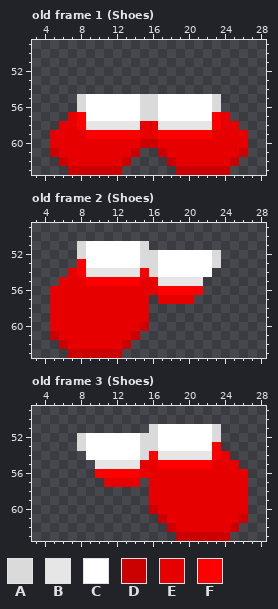
Pixel-art file -- Assets/Resources/Clothes/Shoes Front.aseprite. The first picture shows the starting point.
32x64 pixels, 4 frames. Shown: old frame 1 (Shoes): x 3..28, y 49..63; old frame 2 (Shoes): x 3..28, y 49..63; old frame 3 (Shoes): x 3..28, y 49..63. The commit also changed other frames, which this record leaves out.
Palette (. is transparent): A #dadada  B #e6e6e6  C #ffffff  D #cb0000  E #e60000  F #ff0000
Pixels before, old frame 1 (Shoes), first column x 5:
55 ...ACCCCCCAACCCCCCA...
56 ...ACCCCCCAACCCCCCA...
57 ..EFCCCCCCAACCCCCCFE..
58 .EEFBBBBBBEEBBBBBBFEE.
59 EEEEFFFFFFEEFFFFFFEEEE
60 EEEEEEEEEEDDEEEEEEEEEE
61 DEEEEEEEED..DEEEEEEEED
62 .DEEEEEED....DEEEEEED.
63 ..DDDDDD......DDDDDD..
Pixels before, old frame 2 (Shoes), first column x 5:
51 ...ACCCCCCA........
52 ...ACCCCCCAACCCCCCA
53 ...FCCCCCCAACCCCCCA
54 ..EFBBBBBBFACCCCCC.
55 .EEEFFFFFFEEBBBBB..
56 EEEEEEEEEEEEFFFFF..
57 EEEEEEEEEEE.EEEE...
58 EEEEEEEEEEE........
59 EEEEEEEEEEE........
60 EEEEEEEEEED........
61 DEEEEEEEED.........
62 .DEEEEEED..........
63 ..DDDDDD...........
Pixels before, old frame 3 (Shoes), first column x 8:
51 ........ACCCCCCA...
52 ACCCCCCAACCCCCCA...
53 ACCCCCCAACCCCCCF...
54 .CCCCCCAFBBBBBBFE..
55 ..BBBBBEEFFFFFFEEE.
56 ..FFFFFEEEEEEEEEEEE
57 ...EEEE.EEEEEEEEEEE
58 ........EEEEEEEEEEE
59 ........EEEEEEEEEEE
60 ........DEEEEEEEEEE
61 .........DEEEEEEEED
62 ..........DEEEEEED.
63 ...........DDDDDD..
Once edited:
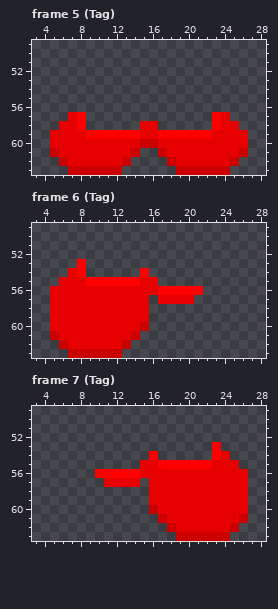
A new or re-ordered frame is compared with the old frame closest to it.
Change:
frames 4 -> 8
Changed rows in their new state; - is an unchanged pixel.
Frame 5 (Tag) is new; against old frame 1 (Shoes), layer "Legs":
first column x 8:
55 ................
56 ................
57 -..............-
58 -......--......-
Frame 6 (Tag) is new; against old frame 2 (Shoes), layer "Legs":
first column x 8:
51 ........--------
52 ................
53 -...............
54 -......-.......-
55 ---------.....--
Frame 7 (Tag) is new; against old frame 3 (Shoes), layer "Legs":
first column x 8:
51 --------........
52 ................
53 ...............-
54 -.......-......-
55 --.....---------
